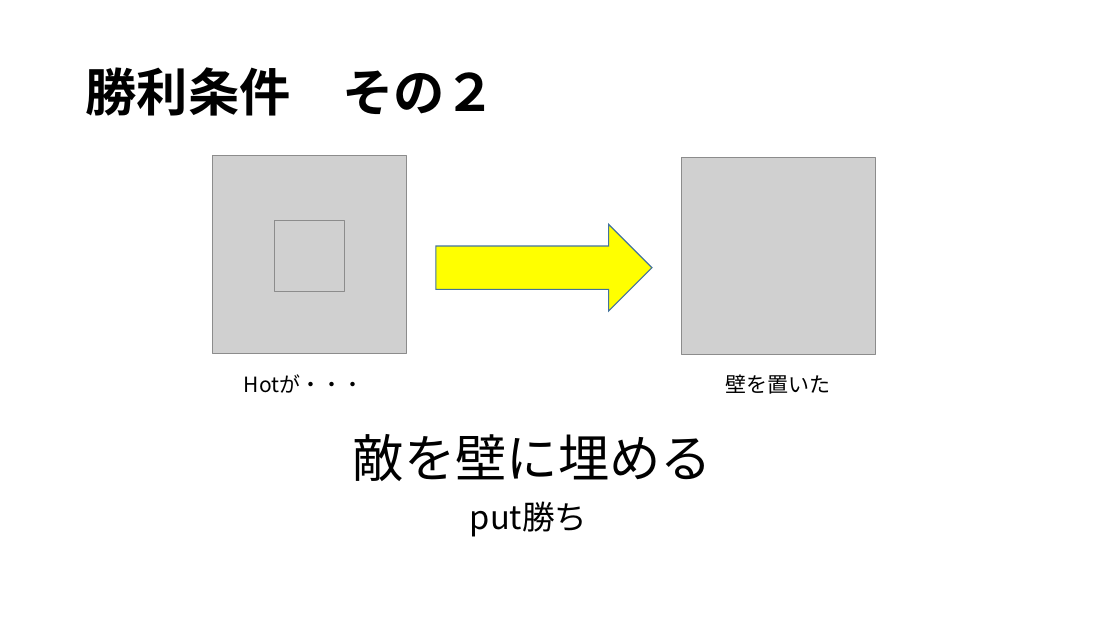
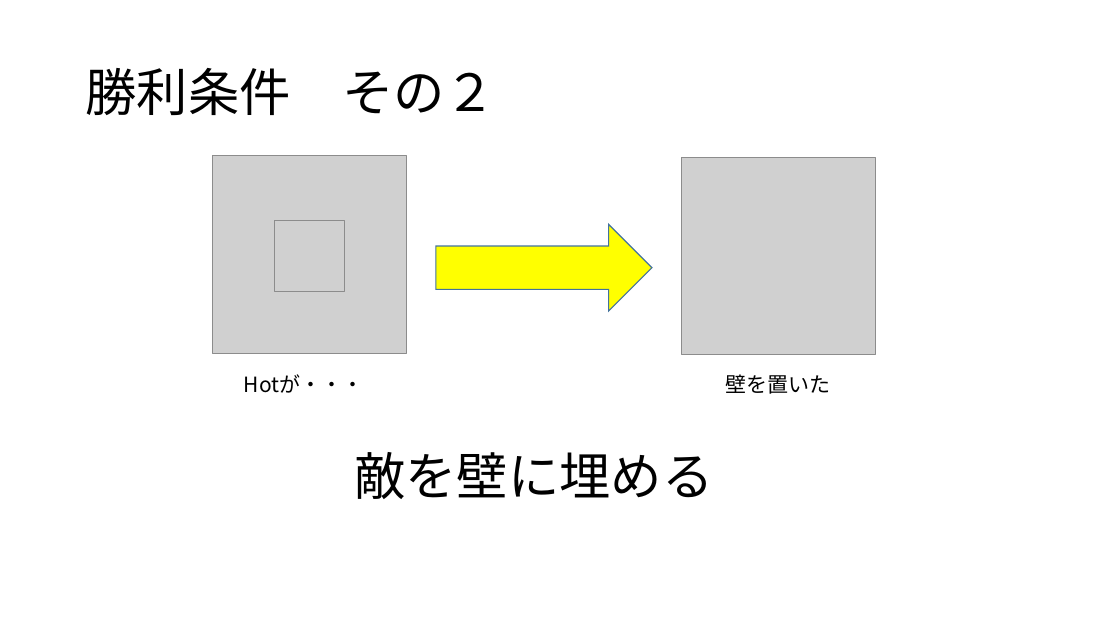
Before and after one commit to noko1024/ChaserDoc, a slide deck: slide 10 of New_U-16.pptx. Drawn at 1120x630 pixels with LibreOffice and Linux fonts; fonts in the diff are those of the drawing; grey boxes stand for pictures. Boxes give left, top, right and bottom in pixels: in the first picture for what was removed or moved away, otherwise in the second. Text is boxed around its words. In the diff, an @@ line names an element or a change of style, - is before the commit and + after.

```diff
--- a/New_U-16.pptx
+++ b/New_U-16.pptx
@@ title "勝利条件 その２" at (85, 68, 496, 115): bold off @@
@@ text "敵を壁に埋める": place and size @@
-text "敵を壁に埋める" at (353, 434, 712, 481)
+text "敵を壁に埋める" at (354, 452, 713, 499)
@@ text removed at (470, 501, 588, 537) @@
-put勝ち
```
Also in this commit, not shown: 13 other slides changed, 2 slides added, 6 slides removed.
